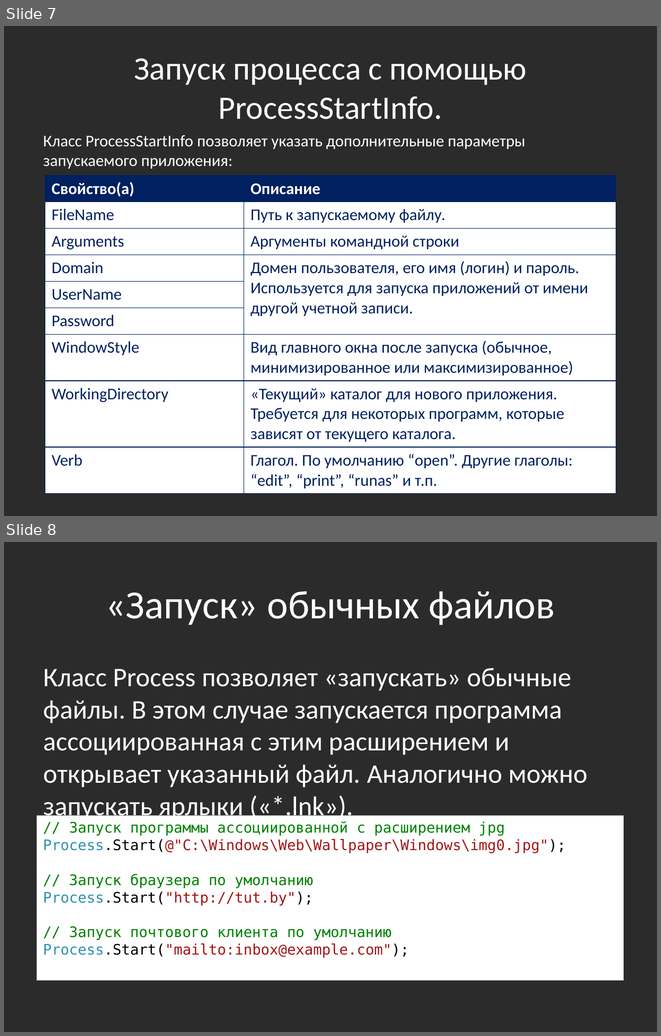
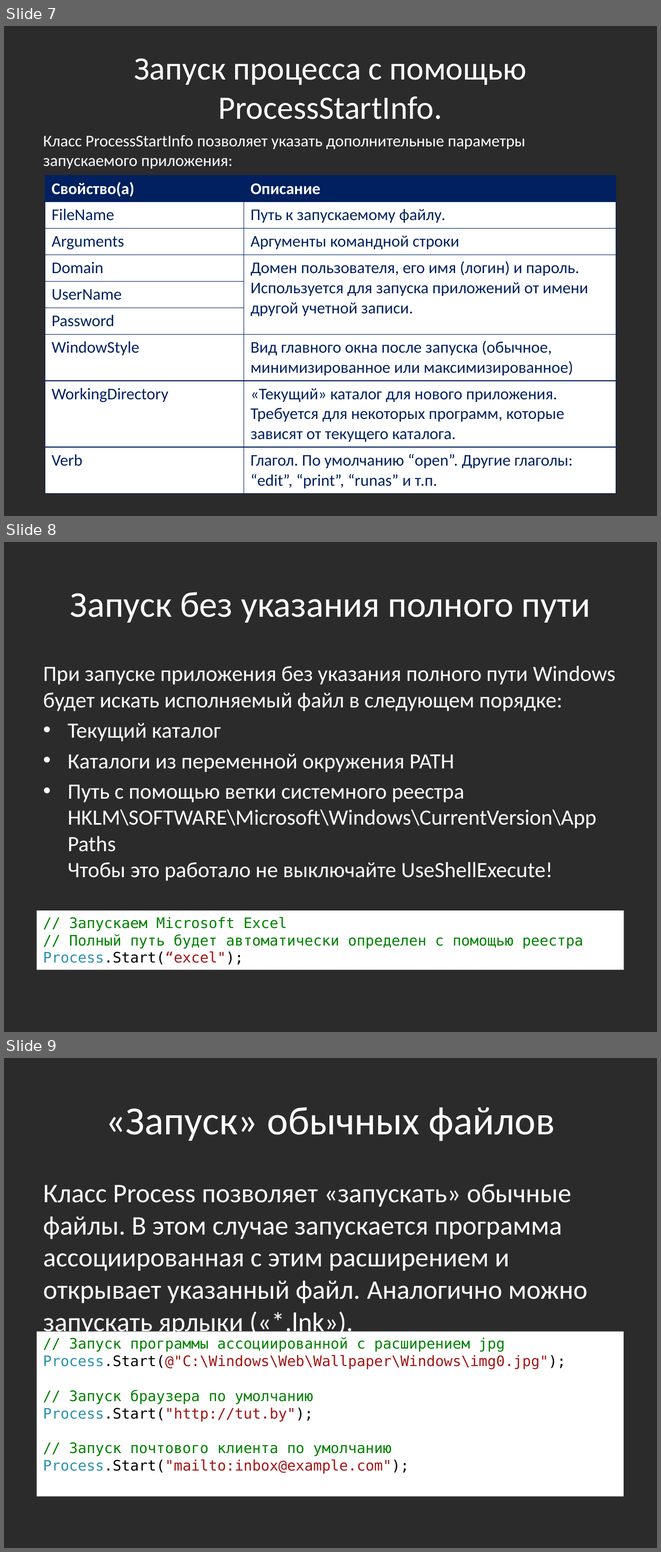
Before and after one commit to bazile/Training, a slide deck: Presentation/lesson-08-multithreading.pptx. Shown one above the other, each under a label of ours: slides 7 and 8 before the commit, slides 7, 8 and 9 after it. The pictures are 661x1036 and 661x1552 pixels, drawn with LibreOffice and Linux fonts; fonts in the diff are those of the drawing; background and template pictures are left out; a plain dark background stands for a picture behind light text. Boxes give left, top, right and bottom in pixels: in the first picture for what was removed or moved away, otherwise in the second. Text is boxed around its words. In the diff, an @@ line names an element or a change of style, - is before the commit and + after.

Commit message:
PATH and App Paths

```diff
--- a/Presentation/lesson-08-multithreading.pptx
+++ b/Presentation/lesson-08-multithreading.pptx
@@ slide 8 added at (4,542,657,1032), background picture (left out) @@
@@ title added at (70,592,591,623), 40 pt, text #FFFFFF @@
+Запуск без указания полного пути
@@ text added at (43,665,616,881), 24 pt, text #FFFFFF @@
+При запуске приложения без указания полного пути Windows будет искать исполняемый файл в следующем порядке:
+• Текущий каталог
+• Каталоги из переменной окружения PATH
+• Путь с помощью ветки системного реестра HKLM\SOFTWARE\Microsoft\Windows\CurrentVersion\App Paths
+  Чтобы это работало не выключайте UseShellExecute!
@@ rectangle added at (37,910,624,970), fill #FFFFFF, 16 pt, text #008000 @@
+// Запускаем Microsoft Excel
+// Полный путь будет автоматически определен с помощью реестра
+Process.Start(“excel");
@@ what was slide 8 is now slide 9 @@
```
